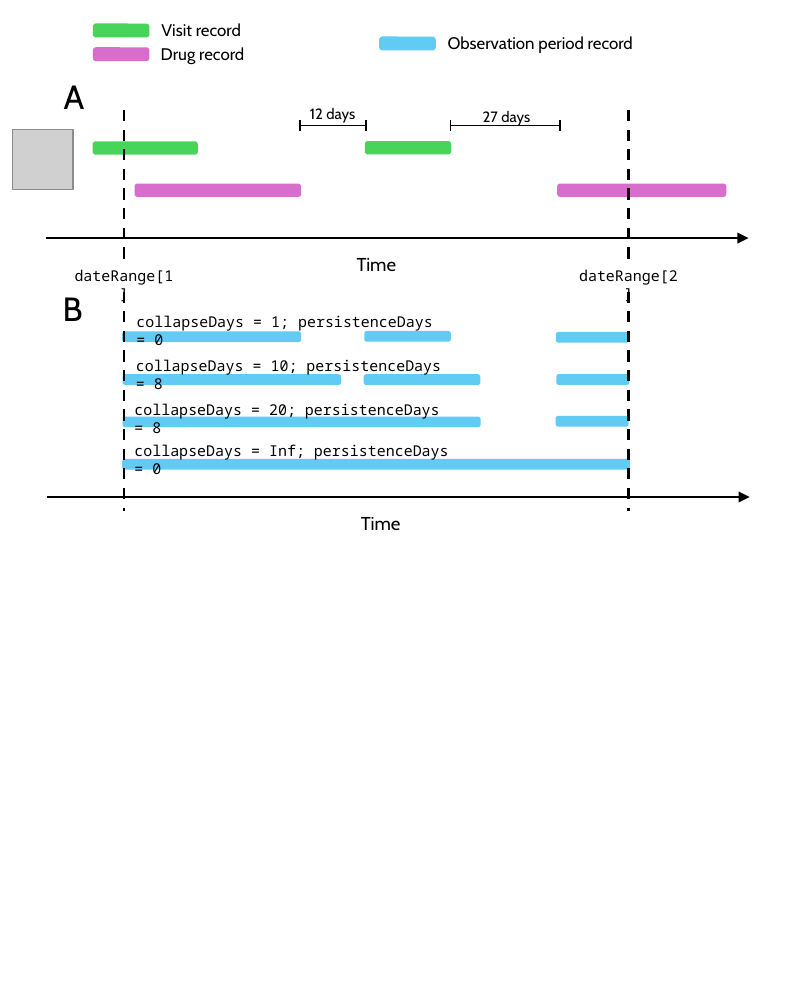
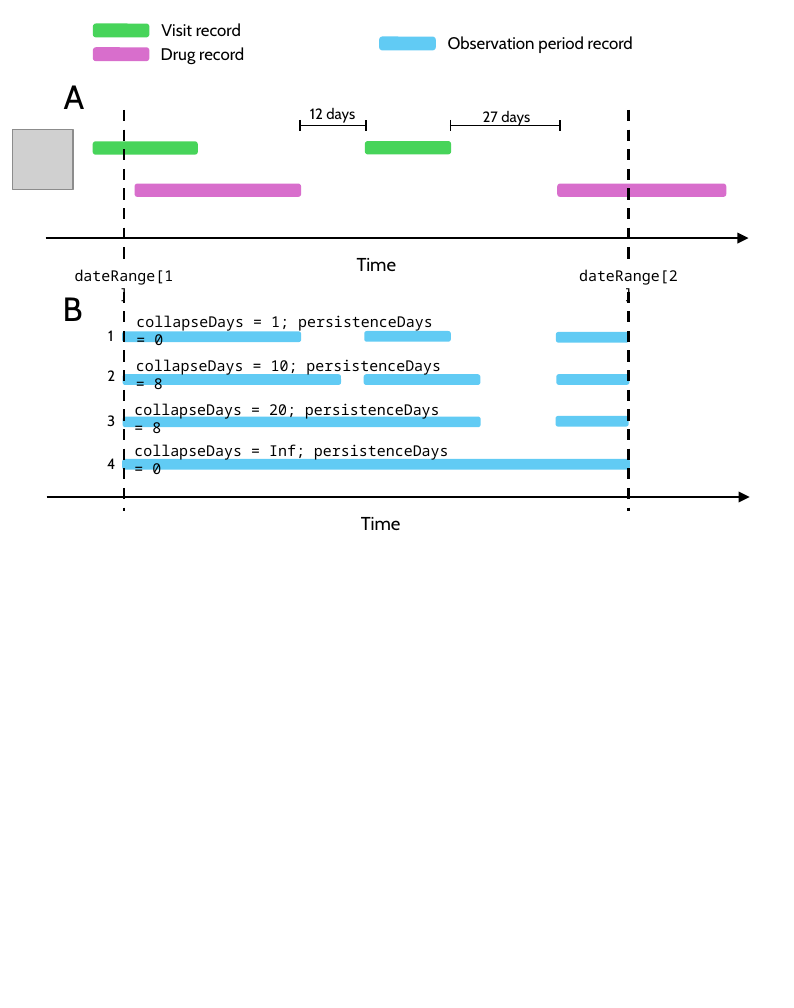
Before and after one commit to heron-uk/HDRUK-ObservationPeriod, a slide deck: slide 1 of Report/Figure2.pptx. Drawn at 794x1008 pixels with LibreOffice and Linux fonts; fonts in the diff are those of the drawing; grey boxes stand for pictures. Boxes give left, top, right and bottom in pixels: in the first picture for what was removed or moved away, otherwise in the second. Text is boxed around its words. In the diff, an @@ line names an element or a change of style, - is before the commit and + after.

```diff
--- a/Report/Figure2.pptx
+++ b/Report/Figure2.pptx
@@ text added at <box>108,330,113,341</box>, 8 pt, text #000000 @@
+1
@@ text added at <box>107,370,115,381</box>, 8 pt, text #000000 @@
+2
@@ text added at <box>107,415,115,427</box>, 8 pt, text #000000 @@
+3
@@ text added at <box>107,458,115,469</box>, 8 pt, text #000000 @@
+4
```
